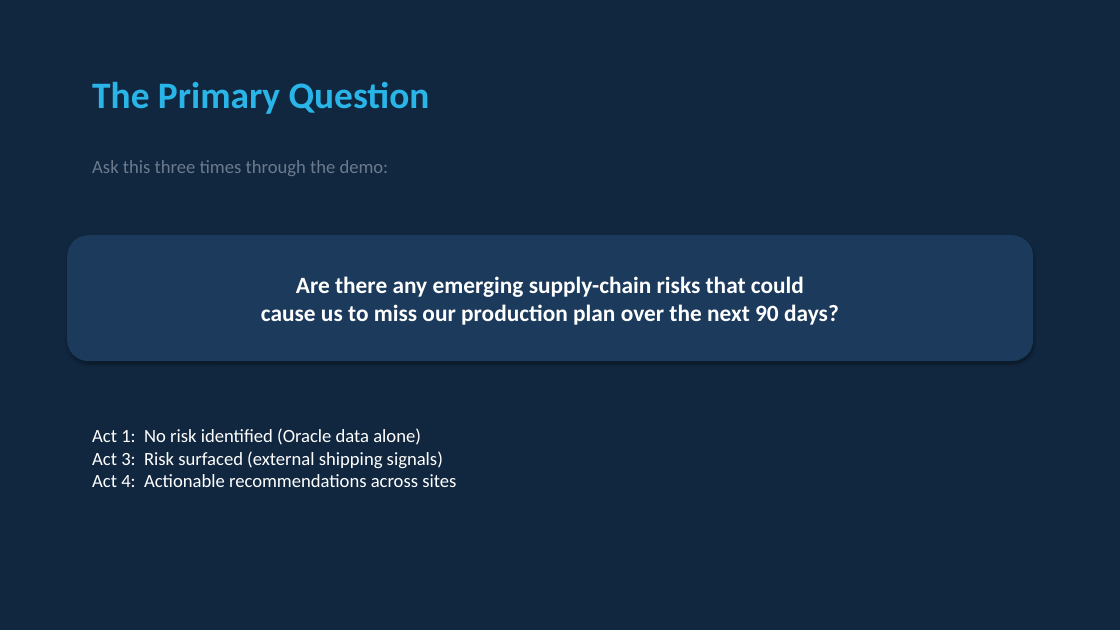
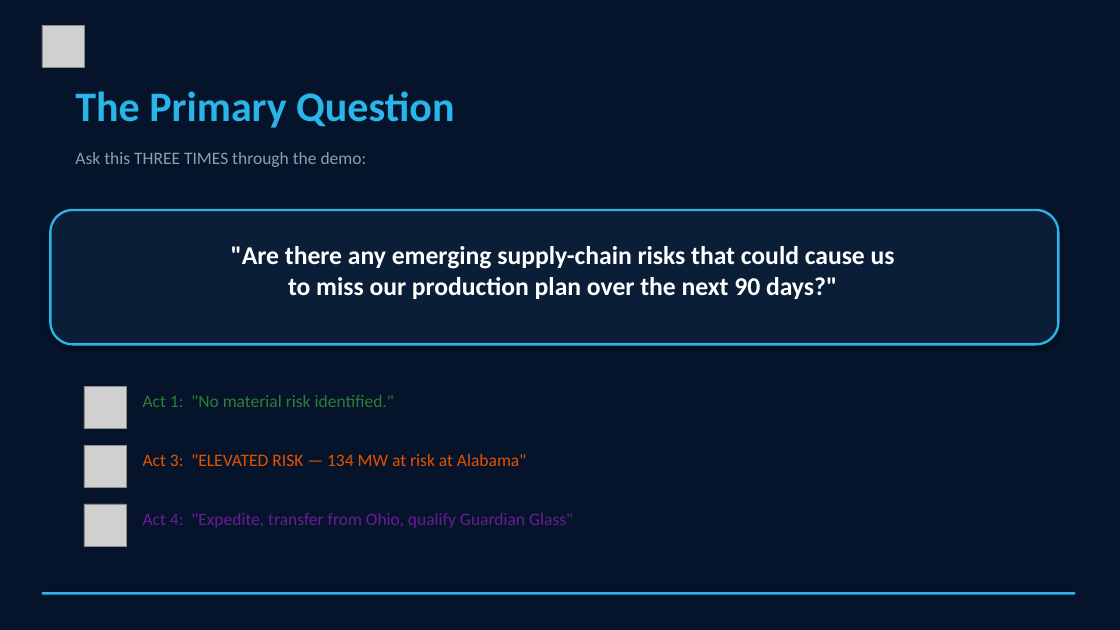
Before and after one commit to sfc-gh-sdickson/First-Solar, a slide deck: slide 3 of docs/First_Solar_Demo_Narrative.pptx. Drawn at 1120x630 pixels with LibreOffice and Linux fonts; fonts in the diff are those of the drawing; grey boxes stand for pictures. Boxes give left, top, right and bottom in pixels: in the first picture for what was removed or moved away, otherwise in the second. Text is boxed around its words. In the diff, an @@ line names an element or a change of style, - is before the commit and + after.

Commit message:
Rebuild PowerPoint with Snowflake logos, icons, and branded visuals
Embeds Snowflake logo (white variant) on every slide, adds colored
icon badges (ERP, MFG, MKT, AI, alert, transfer), uses proper
Snowflake dark navy background with #29B5E8 accent line, branded
metric cards with colored borders, and large logo watermarks on
title/tech slides.

.... Generated with [Cortex Code](https://docs.snowflake.com/en/user-guide/cortex-code/cortex-code)

```diff
--- a/docs/First_Solar_Demo_Narrative.pptx
+++ b/docs/First_Solar_Demo_Narrative.pptx
@@ background #11273F to #05142B @@
@@ picture added at box(42, 25, 84, 67) @@
@@ text "The Primary Question": place and size @@
-text "The Primary Question" at box(92, 82, 430, 114)
+text "The Primary Question" at box(75, 91, 454, 128)
@@ text "The Primary Question" at box(75, 91, 454, 128): size 32 to 36 pt @@
@@ text at box(75, 152, 367, 167): text changed; size 16 to 15 pt; text colour #6B7B8D to #8E9EAB @@
-Ask this three times through the demo:
+Ask this THREE TIMES through the demo:
@@ rounded rectangle added at box(50, 210, 1059, 344), fill #0A1E38, outline #29B5E8 2 pt @@
@@ text ""Are there any emerging supply-chain ...": place and size @@
-text ""Are there any emerging supply-chain ..." at box(67, 235, 1033, 361)
+text ""Are there any emerging supply-chain ..." at box(231, 246, 895, 299)
@@ text ""Are there any emerging supply-chain ..." at box(231, 246, 895, 299): vertical alignment middle to top; fill #1B3A5C to none; shadow off @@
@@ text at box(231, 246, 895, 299): text changed; size 20 to 22 pt @@
-Are there any emerging supply-chain risks that could
-cause us to miss our production plan over the next 90 days?
+"Are there any emerging supply-chain risks that could cause us
+to miss our production plan over the next 90 days?"
@@ picture added at box(84, 386, 126, 429) @@
@@ text added at box(143, 395, 394, 407), 15 pt, text #2E7D32 @@
+Act 1: "No material risk identified."
@@ picture added at box(84, 445, 126, 487) @@
@@ text removed at box(92, 428, 456, 487) @@
-Act 1: No risk identified (Oracle data alone)
-Act 3: Risk surfaced (external shipping signals)
-Act 4: Actionable recommendations across sites
@@ text added at box(143, 454, 526, 466), 15 pt, text #E65100 @@
+Act 3: "ELEVATED RISK — 134 MW at risk at Alabama"
@@ picture added at box(84, 504, 126, 546) @@
@@ text added at box(143, 513, 573, 528), 15 pt, text #6A1B9A @@
+Act 4: "Expedite, transfer from Ohio, qualify Guardian Glass"
@@ rectangle added at box(42, 592, 1075, 595), fill #29B5E8 @@
```
Also in this commit, not shown: 11 other slides changed.
